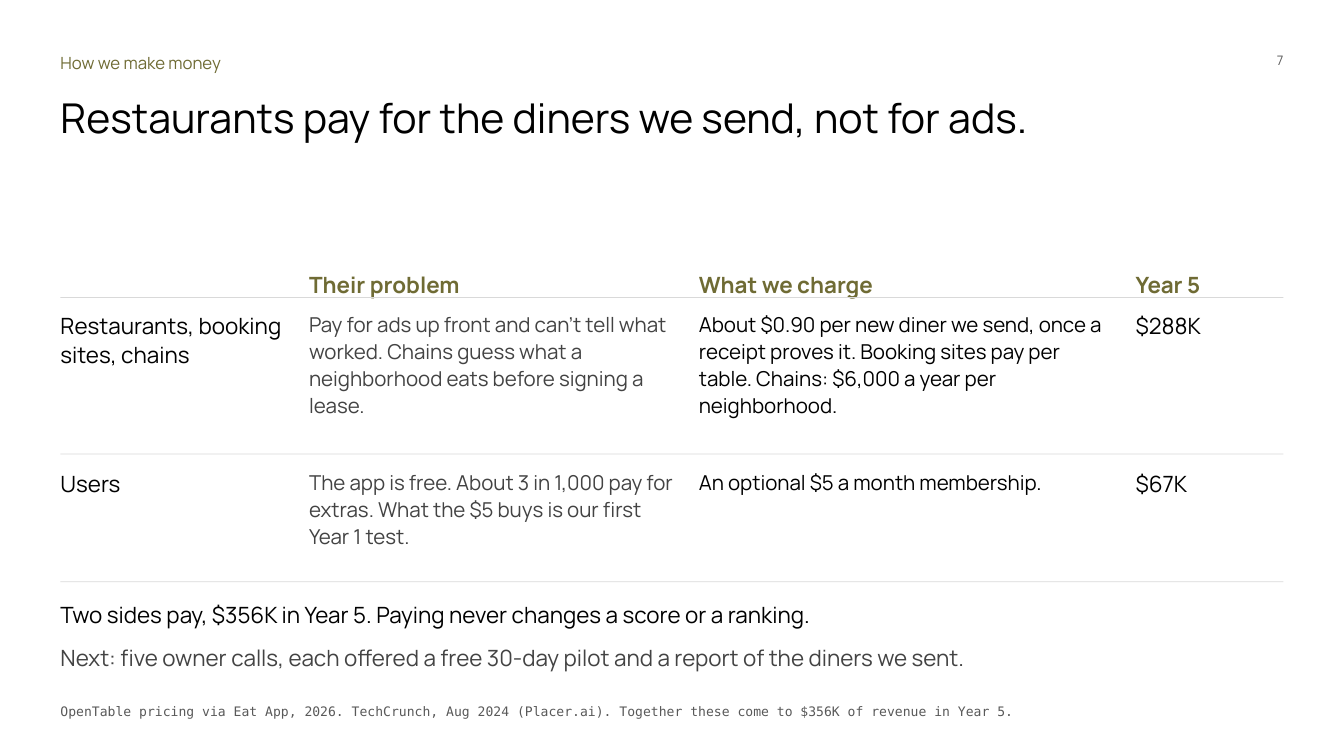
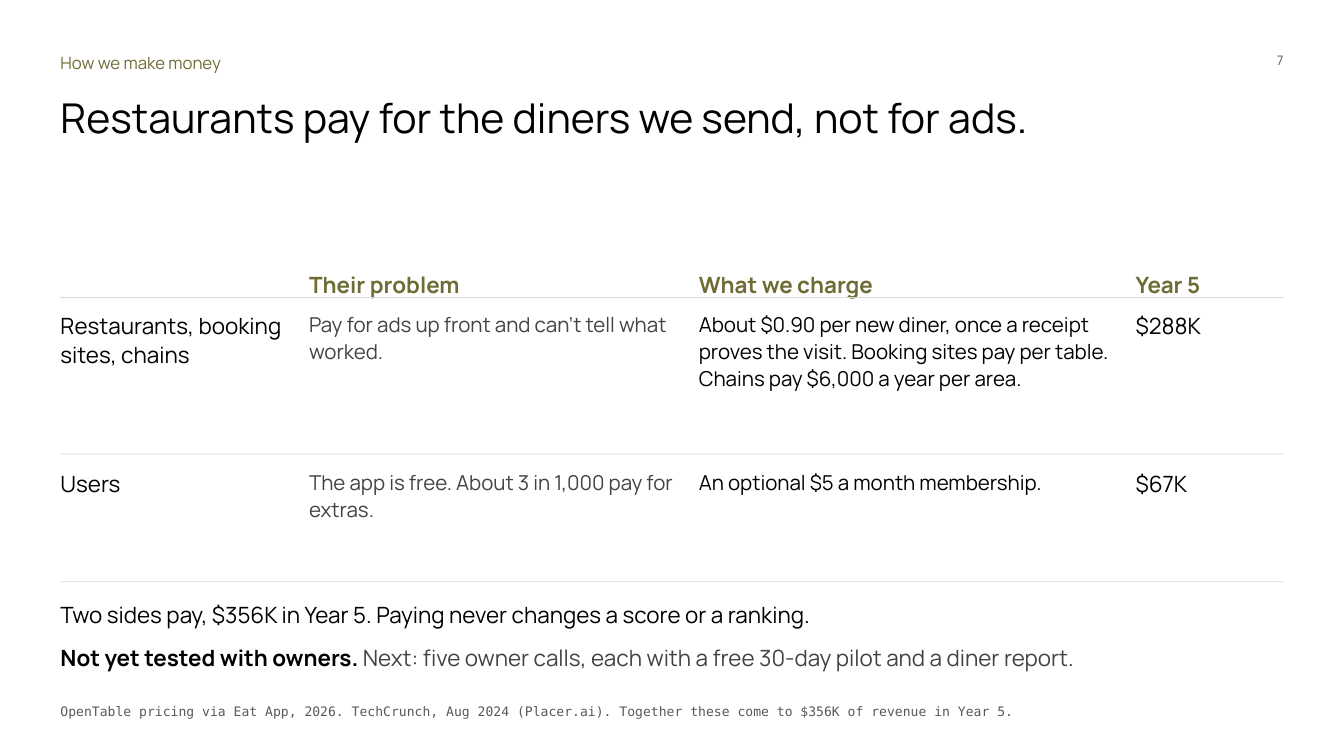
Before and after one commit to Dinguusto/Alex-s-workout-app, a slide deck: slide 7 of ENTR_4501_Gate_2_deck_readable.pptx. Drawn at 1344x756 pixels with LibreOffice and Linux fonts; fonts in the diff are those of the drawing. Boxes give left, top, right and bottom in pixels: in the first picture for what was removed or moved away, otherwise in the second. Text is boxed around its words. In the diff, an @@ line names an element or a change of style, - is before the commit and + after.

```diff
--- a/ENTR_4501_Gate_2_deck_readable.pptx
+++ b/ENTR_4501_Gate_2_deck_readable.pptx
@@ text at (x1=309, y1=317, x2=666, y2=360): text changed @@
-Pay for ads up front and can't tell what worked. Chains guess what a neighborhood eats before signing a lease.
+Pay for ads up front and can’t tell what worked.
@@ text at (x1=699, y1=315, x2=1108, y2=391): text changed @@
-About $0.90 per new diner we send, once a receipt proves it. Booking sites pay per table. Chains: $6,000 a year per neighborhood.
+About $0.90 per new diner, once a receipt proves the visit. Booking sites pay per table. Chains pay $6,000 a year per area.
@@ text at (x1=309, y1=475, x2=672, y2=518): text changed @@
-The app is free. About 3 in 1,000 pay for extras. What the $5 buys is our first Year 1 test.
+The app is free. About 3 in 1,000 pay for extras.
@@ text at (x1=60, y1=649, x2=1074, y2=672): text changed @@
-Next: five owner calls, each offered a free 30-day pilot and a report of the diners we sent.
+Not yet tested with owners. Next: five owner calls, each with a free 30-day pilot and a diner report.
```
Also in this commit, not shown: 8 other slides changed, 1 slide removed.
